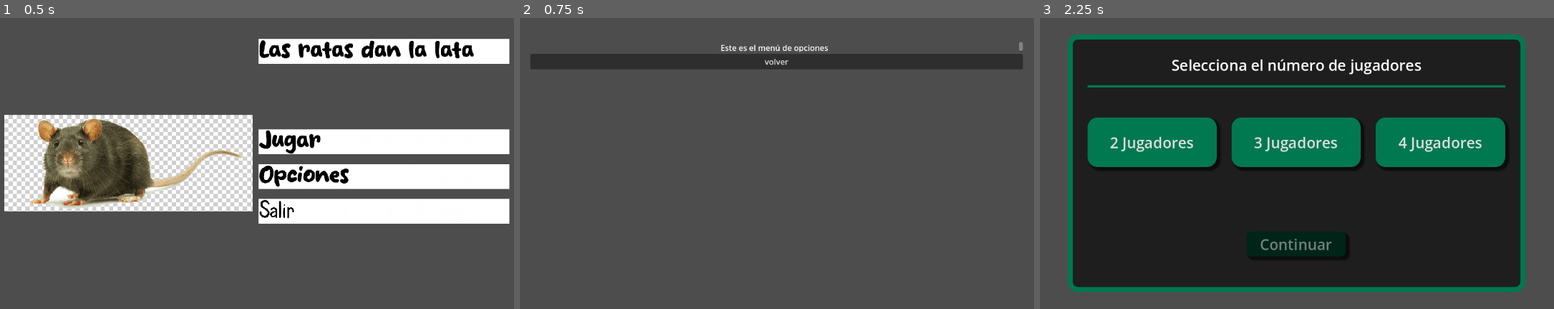
Above: before the commit, frames 1-3 (left to right).
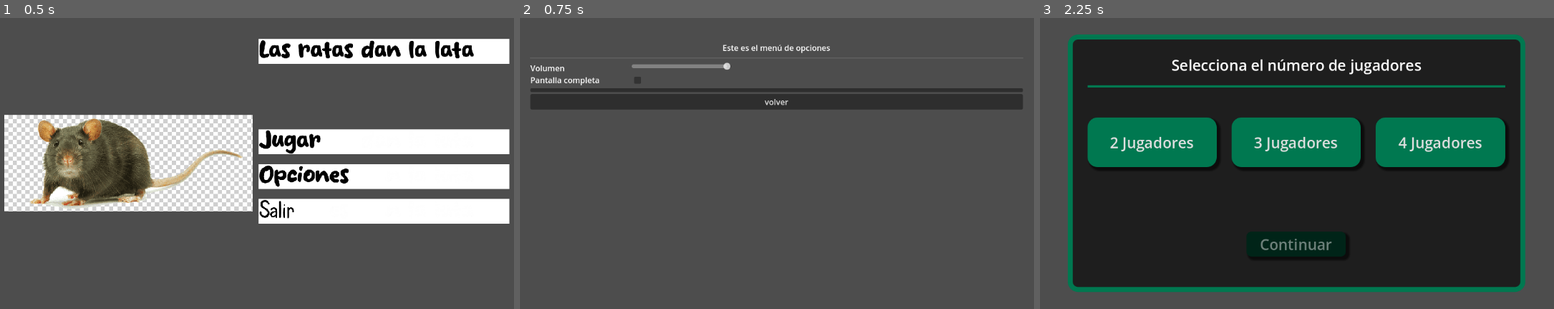
Above: after the commit, the same moments.

Repository: mamRobles/Las_ratas_dan_la_lata
Game: Godot game, scene res://Inicio/Scenes/MDI.tscn
Two runs of this game, one before a commit and one after it. Both use one fixed random seed, a clock stepped at 60 frames per second and the inputs below.
Inputs (mouse positions are in pixels of both pictures, inside the frame that each line leads up to):
- Up to frame 1 (0.5 s): no input
- Up to frame 2 (0.75 s): click (905, 175) at 0.5 s
- Up to frame 3 (2.25 s): click "volver" at 1.25 s; click (1425, 143) at 2 s

Frame 1 is identical in both runs. In frame 2, 12% of the frame differs, in the area x 1-98%, y 8-32%; in frame 3, nothing differs.

Commit message:
Menú de opciones persistente, con volumen y pantalla completa.

Diff:
--- a/Inicio/Scenes/MDO.tscn
+++ b/Inicio/Scenes/MDO.tscn
@@ -1,6 +1,8 @@
-[gd_scene load_steps=2 format=3 uid="uid://bxwxc1atnp0bp"]
+[gd_scene load_steps=4 format=3 uid="uid://bxwxc1atnp0bp"]
 
 [ext_resource type="Script" uid="uid://c44i3h46e2nbb" path="res://Inicio/Scripts/mdo.gd" id="1_tvvv7"]
+[ext_resource type="Script" uid="uid://dsxj8j1nxlkh1" path="res://Inicio/Scripts/volumen.gd" id="2_caih2"]
+[ext_resource type="Script" uid="uid://dtr0h8yuqgu6v" path="res://Inicio/Scripts/fullscreen_2.gd" id="3_0s8l7"]
 
 [node name="MDO" type="Control"]
 layout_mode = 3
@@ -30,11 +32,55 @@
 custom_minimum_size = Vector2(10, 20)
 layout_mode = 2
 text = "Este es el menú de opciones"
+fit_content = true
+scroll_active = false
 horizontal_alignment = 1
 vertical_alignment = 1
+
+[node name="HSeparator" type="HSeparator" parent="MarginContainer/VBoxContainer"]
+custom_minimum_size = Vector2(0, 10)
+layout_mode = 2
+
+[node name="HBoxContainer" type="HBoxContainer" parent="MarginContainer/VBoxContainer"]
+custom_minimum_size = Vector2(70, 20)
+layout_mode = 2
+
+[node name="RichTextLabel2" type="RichTextLabel" parent="MarginContainer/VBoxContainer/HBoxContainer"]
+custom_minimum_size = Vector2(200, 0)
+layout_mode = 2
+text = "Volumen"
+scroll_active = false
+
+[node name="Volumen" type="HSlider" parent="MarginContainer/VBoxContainer/HBoxContainer"]
+custom_minimum_size = Vector2(200, 0)
+layout_mode = 2
+max_value = 1.0
+step = 0.05
+script = ExtResource("2_caih2")
+
+[node name="HBoxContainer2" type="HBoxContainer" parent="MarginContainer/VBoxContainer"]
+layout_mode = 2
+
+[node name="RichTextLabel2" type="RichTextLabel" parent="MarginContainer/VBoxContainer/HBoxContainer2"]
+custom_minimum_size = Vector2(200, 0)
+layout_mode = 2
+text = "Pantalla completa"
+scroll_active = false
+
+[node name="fullscreen" type="CheckBox" parent="MarginContainer/VBoxContainer/HBoxContainer2"]
+layout_mode = 2
+script = ExtResource("3_0s8l7")
+
+[node name="Guardar" type="Button" parent="MarginContainer/VBoxContainer"]
+layout_mode = 2
 
 [node name="Button" type="Button" parent="MarginContainer/VBoxContainer"]
 layout_mode = 2
 text = "volver"
 
+[connection signal="drag_ended" from="MarginContainer/VBoxContainer/HBoxContainer/Volumen" to="." method="_on_volumen_drag_ended"]
+[connection signal="mouse_exited" from="MarginContainer/VBoxContainer/HBoxContainer/Volumen" to="MarginContainer/VBoxContainer/HBoxContainer/Volumen" method="_on_mouse_exited"]
+[connection signal="value_changed" from="MarginContainer/VBoxContainer/HBoxContainer/Volumen" to="MarginContainer/VBoxContainer/HBoxContainer/Volumen" method="_on_value_changed"]
+[connection signal="toggled" from="MarginContainer/VBoxContainer/HBoxContainer2/fullscreen" to="MarginContainer/VBoxContainer/HBoxContainer2/fullscreen" method="_on_toggled"]
+[connection signal="pressed" from="MarginContainer/VBoxContainer/Guardar" to="." method="_on_guardar_pressed"]
 [connection signal="pressed" from="MarginContainer/VBoxContainer/Button" to="." method="_on_button_pressed"]
--- a/Inicio/Scripts/Inicio.gd
+++ b/Inicio/Scripts/Inicio.gd
@@ -2,6 +2,55 @@
 
 var num_jugadores:int = 0
 var nombres_jugadores = []
+var config = ConfigFile.new()
+const SETTINGS_FILE_PATH="user://settings.ini"
+
+func _ready() -> void:
+	if !FileAccess.file_exists(SETTINGS_FILE_PATH):
+		config.set_value("keybindings","ui_right1", "D")
+		config.set_value("keybindings","ui_right2", "Right")
+		config.set_value("keybindings","ui_right3", "N")
+		config.set_value("keybindings","ui_right4", "L")
+		config.set_value("keybindings","ui_left1", "A")
+		config.set_value("keybindings","ui_left2", "Left")
+		config.set_value("keybindings","ui_left3", "V")
+		config.set_value("keybindings","ui_left4", "J")
+		config.set_value("keybindings","ui_up1", "W")
+		config.set_value("keybindings","ui_up2", "Up")
+		config.set_value("keybindings","ui_up3", "G")
+		config.set_value("keybindings","ui_up4", "I")
+		config.set_value("keybindings","ui_down1", "S")
+		config.set_value("keybindings","ui_down1", "Down")
+		config.set_value("keybindings","ui_down1", "B")
+		config.set_value("keybindings","ui_down1", "K")
+		config.set_value("keybindings","pause", "Escape")
+
+		config.set_value("video", "fullscreen", false)
+
+		config.set_value("audio","master_volume",1.0)
+		config.save(SETTINGS_FILE_PATH)
+
+	else:
+		config.load(SETTINGS_FILE_PATH)
+	pass
+func save_video_settings(key: String, value):
+	config.set_value("video", key, value)
+	config.save(SETTINGS_FILE_PATH)
+
+func load_video_settings():
+	var video_settings ={}
+	for key in config.get_section_keys("video"):
+		video_settings[key] = config.get_value("video", key)
+	return video_settings
+func save_audio_settings(key: String, value):
+	config.set_value("audio", key, value)
+	config.save(SETTINGS_FILE_PATH)
+
+func load_audio_settings():
+	var audio_settings ={}
+	for key in config.get_section_keys("audio"):
+		audio_settings[key] = config.get_value("audio", key)
+	return audio_settings
 
 func salir_juego(valor:int)->void:
 	get_tree().quit(valor)
--- /dev/null
+++ b/Inicio/Scripts/fullscreen_2.gd
@@ -0,0 +1,23 @@
+extends CheckBox
+
+
+# Called when the node enters the scene tree for the first time.
+func _ready() -> void:
+	pass # Replace with function body.
+
+
+# Called every frame. 'delta' is the elapsed time since the previous frame.
+func _process(delta: float) -> void:
+	pass
+
+
+func _on_toggled(toggled_on: bool) -> void:
+	INICIO.save_video_settings("fullscreen", toggled_on)
+	var mode := DisplayServer.window_get_mode()
+	var is_window: bool = mode != DisplayServer.WINDOW_MODE_WINDOWED
+	if (toggled_on):
+		if !is_window:
+			DisplayServer.window_set_mode(DisplayServer.WINDOW_MODE_FULLSCREEN)
+	else:
+		if is_window:
+					DisplayServer.window_set_mode(DisplayServer.WINDOW_MODE_WINDOWED)
--- a/Inicio/Scripts/mdi.gd
+++ b/Inicio/Scripts/mdi.gd
@@ -1,6 +1,14 @@
 extends MarginContainer
+@export var audio_bus_name := "Master"
 
+@onready var _bus := AudioServer.get_bus_index(audio_bus_name)
 
+func _ready() -> void:
+	var video_settings = INICIO.load_video_settings()
+	if video_settings["fullscreen"]:
+		DisplayServer.window_set_mode(DisplayServer.WINDOW_MODE_FULLSCREEN)
+	var audio_settings = INICIO.load_audio_settings()
+	AudioServer.set_bus_volume_db(_bus, linear_to_db(audio_settings["master_volume"]))
 func _on_jugarboton_pressed() -> void:
 	print("Botón jugar")
 	# cambiar a juego
--- a/Inicio/Scripts/mdo.gd
+++ b/Inicio/Scripts/mdo.gd
@@ -1,6 +1,19 @@
 extends Control
-
+@onready var fullscreen = $MarginContainer/VBoxContainer/HBoxContainer2/fullscreen
+@onready var volumen = $MarginContainer/VBoxContainer/HBoxContainer/Volumen
+func _ready() -> void:
+	var video_settings = INICIO.load_video_settings()
+	fullscreen.button_pressed=video_settings.fullscreen
+	var audio_settings = INICIO.load_audio_settings()
+	volumen.value = audio_settings.master_volume
 
 func _on_button_pressed() -> void:
 	get_tree().change_scene_to_file("res://Inicio/Scenes/MDI.tscn")
 	pass # Replace with function body.
+
+
+
+func _on_volumen_drag_ended(value_changed: bool) -> void:
+	if (value_changed):
+		INICIO.save_audio_settings("master_volume", $MarginContainer/VBoxContainer/HBoxContainer/Volumen.value)
+	pass # Replace with function body.
--- /dev/null
+++ b/Inicio/Scripts/volumen.gd
@@ -0,0 +1,17 @@
+extends HSlider
+
+@export var audio_bus_name := "Master"
+
+@onready var _bus := AudioServer.get_bus_index(audio_bus_name)
+
+
+func _ready() -> void:
+	value = db_to_linear(AudioServer.get_bus_volume_db(_bus))
+
+
+func _on_value_changed(value: float) -> void:
+	AudioServer.set_bus_volume_db(_bus, linear_to_db(value))
+
+
+func _on_mouse_exited() -> void:
+	release_focus()
Not shown: 1 places in Inicio/Scenes/MDI.tscn that only renumber resources
Not shown, added: Inicio/Scripts/fullscreen_2.gd.uid
Not shown, added: Inicio/Scripts/volumen.gd.uid
